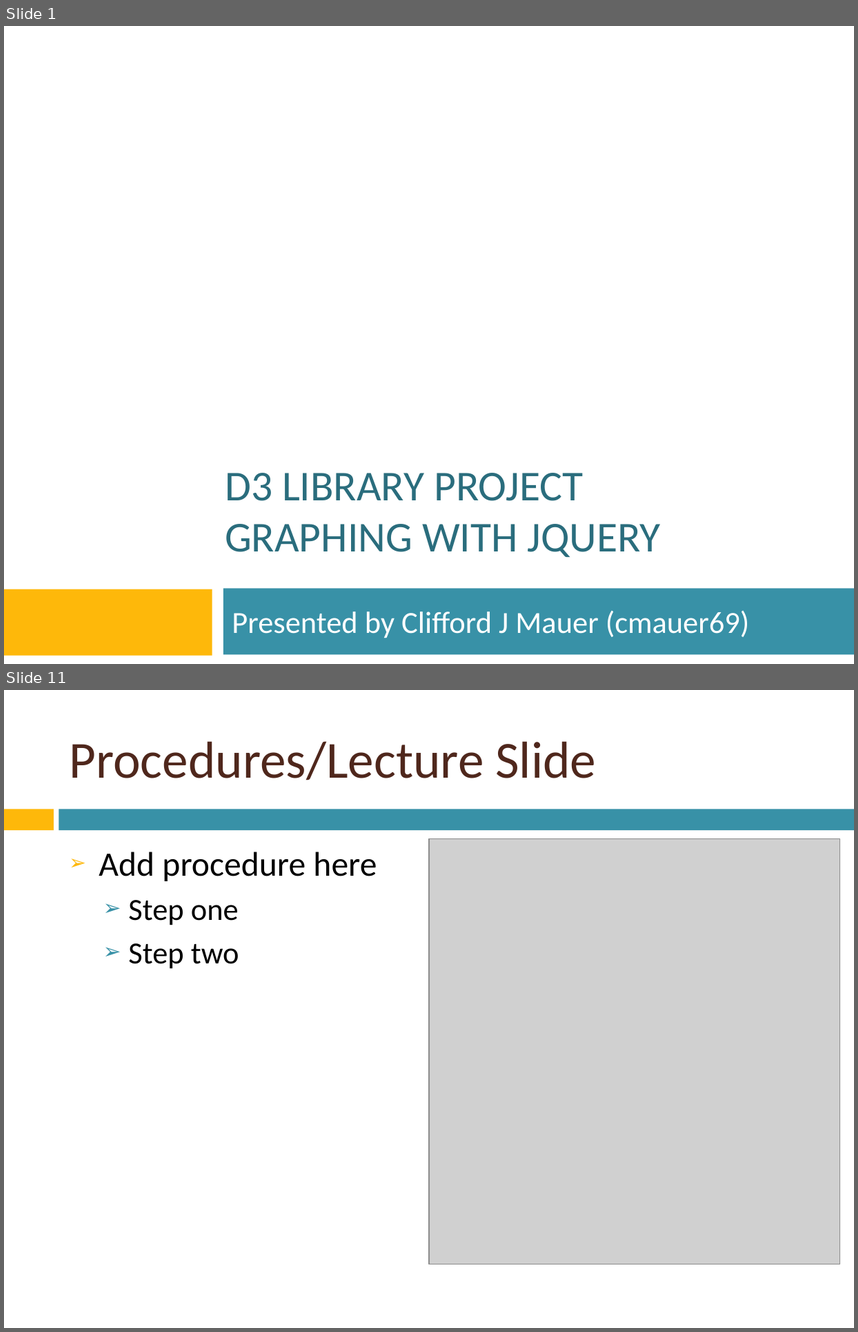
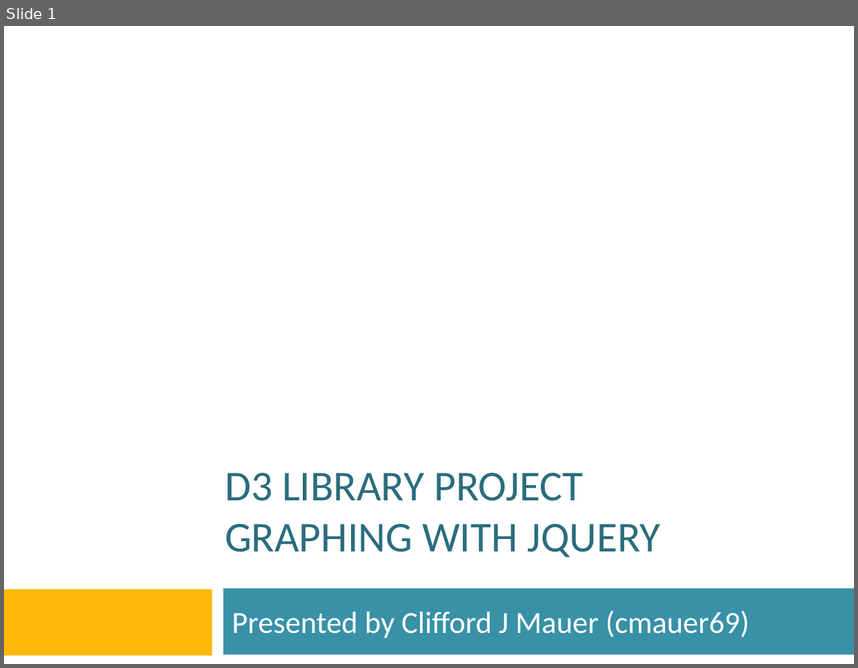
Before and after one commit to htc-ccis2591/js-library-project, a slide deck: D3-Library-project.pptx. Shown one above the other, each under a label of ours: slides 1 and 11 before the commit, slide 1 after it; the slides between them are not shown. The pictures are 858x1332 and 858x668 pixels, drawn with LibreOffice and Linux fonts; fonts in the diff are those of the drawing; grey boxes stand for pictures; background and template pictures are left out. Boxes give left, top, right and bottom in pixels: in the first picture for what was removed or moved away, otherwise in the second. Text is boxed around its words. In the diff, an @@ line names an element or a change of style, - is before the commit and + after.

```diff
--- a/D3-Library-project.pptx
+++ b/D3-Library-project.pptx
@@ slide 11 removed at (4, 690, 854, 1328), background picture (left out) @@
@@ title removed at (69, 741, 596, 780) @@
-Procedures/Lecture Slide
@@ rectangle removed at (4, 809, 53, 830) @@
@@ rectangle removed at (59, 809, 854, 830) @@
@@ text removed at (99, 851, 377, 969) @@
-➢ Add procedure here
-  ➢ Step one
-  ➢ Step two
@@ picture removed at (429, 839, 840, 1264) @@
```
Also in this commit, not shown: 3 slides changed, 16 slides added, 15 other slides removed.
